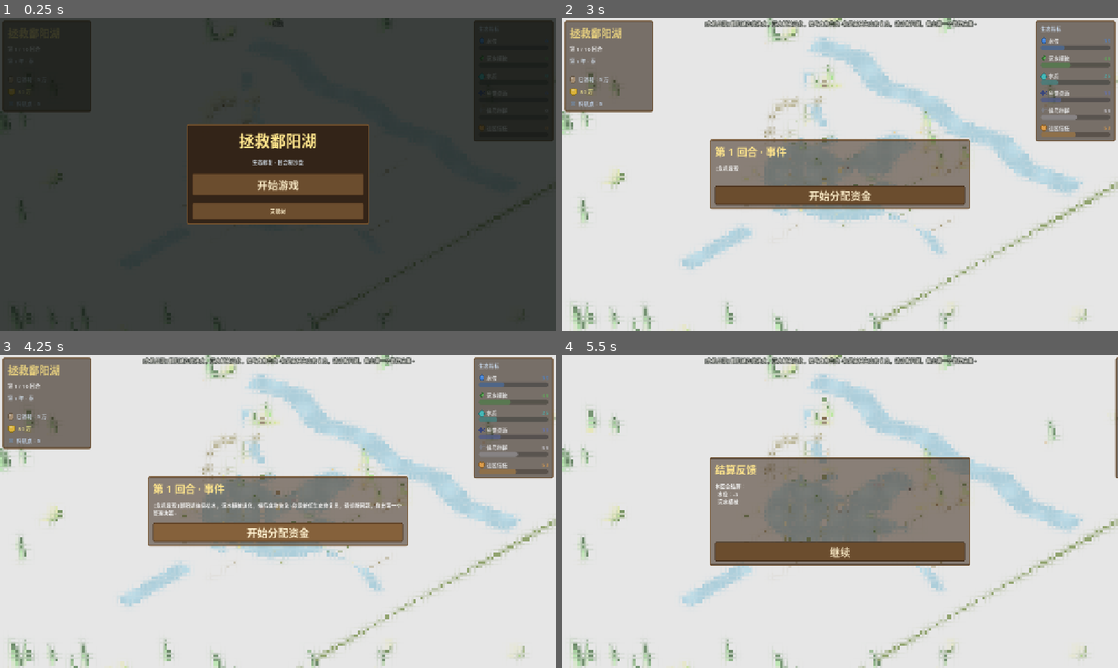
Above: before the commit, frames 1-4 (two rows, left to right).
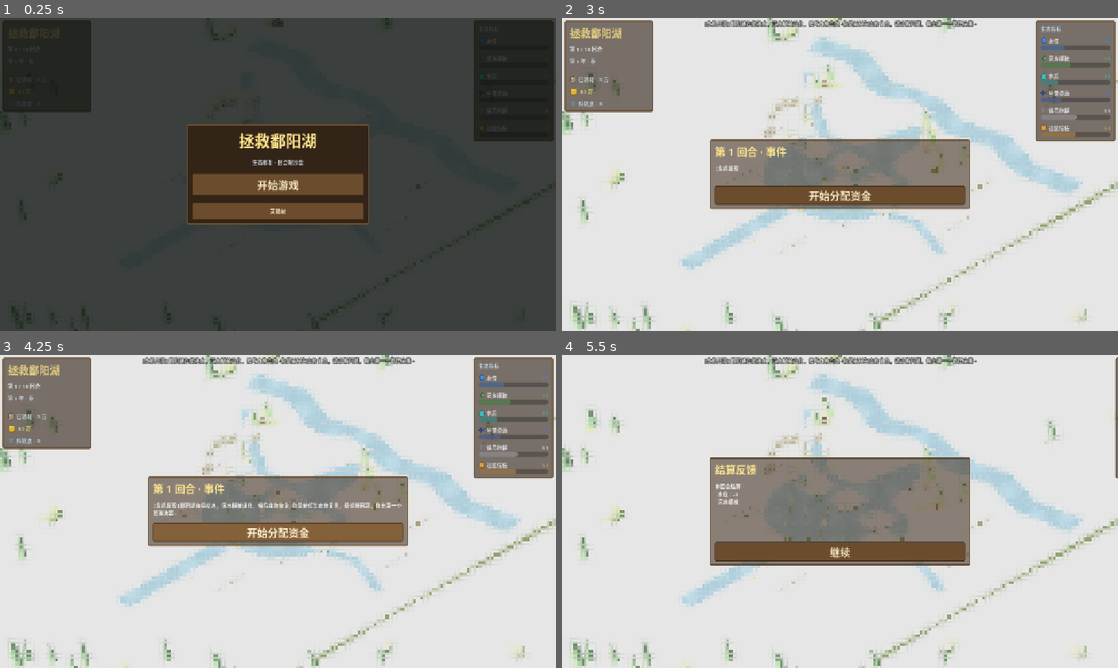
Above: after the commit, the same moments.

Repository: JoKanshin/poyanghu
Game: Godot game, scene res://scenes/main.tscn
Two runs of this game, one before a commit and one after it. Both use one fixed random seed, a clock stepped at 60 frames per second and the inputs below.
Inputs (mouse positions are in pixels of both pictures, inside the frame that each line leads up to):
- Up to frame 1 (0.25 s): no input
- Up to frame 2 (3 s): click "开始游戏" at 0.5 s; click "简单模式" at 1.25 s; click (840, 168) at 2.02 s; type "12" at 2.1 s; click "开始游戏" at 2.75 s
- Up to frame 3 (4.25 s): click "开始分配资金" at 3.5 s
- Up to frame 4 (5.5 s): click "开始分配资金" at 4.25 s; click "结束本回合 ▶" at 5 s

The runs differ from the first frame. In frame 2, 0.9% of the frame differs, in the area x 32-77%, y 25-76%; in frame 3, 0.9%; in frame 4, 0.4%.

Commit message:
fix: 草洲/泥滩移开河流入湖口,确保湖河连通不被地块遮挡

Diff:
--- a/scripts/main.gd
+++ b/scripts/main.gd
@@ -156,11 +156,11 @@
 	# 棋盘网格线（生息演算式棋盘感）
 	_build_grid(lake_view)
 
-	# 草洲（8 块，主湖区中的草岛）
+	# 草洲（8 块，主湖区中的草岛，避开河流入湖口）
 	var grass_positions := [
-		Vector3(-7, 0.05, -3), Vector3(-3, 0.05, -3.5), Vector3(4.5, 0.05, -4),
-		Vector3(7.5, 0.05, -0.5), Vector3(2, 0.05, 0), Vector3(6.5, 0.05, 4),
-		Vector3(1.5, 0.05, 5.5), Vector3(-4, 0.05, 6),
+		Vector3(-5, 0.05, -1.5), Vector3(-1, 0.05, -2), Vector3(3.5, 0.05, -1.5),
+		Vector3(6, 0.05, 0.5), Vector3(1.5, 0.05, 1.5), Vector3(4.5, 0.05, 3.5),
+		Vector3(0, 0.05, 5), Vector3(-3.5, 0.05, 4.5),
 	]
 	for p in grass_positions:
 		var mi := MeshInstance3D.new()
@@ -633,8 +633,8 @@
 ## 湿地泥滩（浅水与草洲之间的过渡带，暖褐色）
 func _build_mudflats(parent: Node3D) -> void:
 	var positions := [
-		Vector3(-11, 0.03, 0), Vector3(11, 0.03, -1), Vector3(0, 0.03, -11),
-		Vector3(1, 0.03, 11), Vector3(-5, 0.03, 9), Vector3(5, 0.03, -9),
+		Vector3(-12, 0.03, 0), Vector3(12, 0.03, -2), Vector3(-3, 0.03, -12),
+		Vector3(3, 0.03, 12), Vector3(-9, 0.03, 7), Vector3(9, 0.03, -8),
 	]
 	for p in positions:
 		var mi := MeshInstance3D.new()
